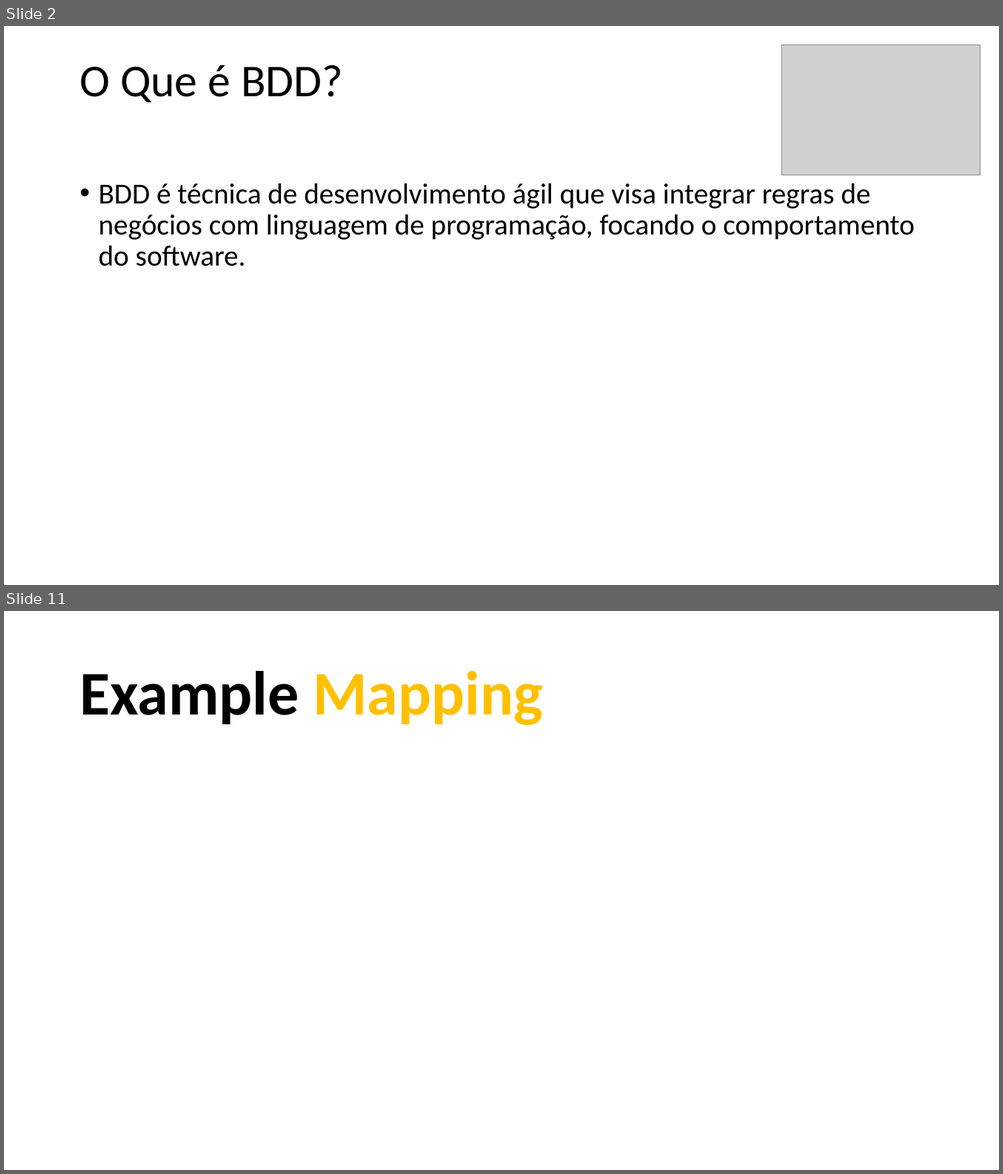
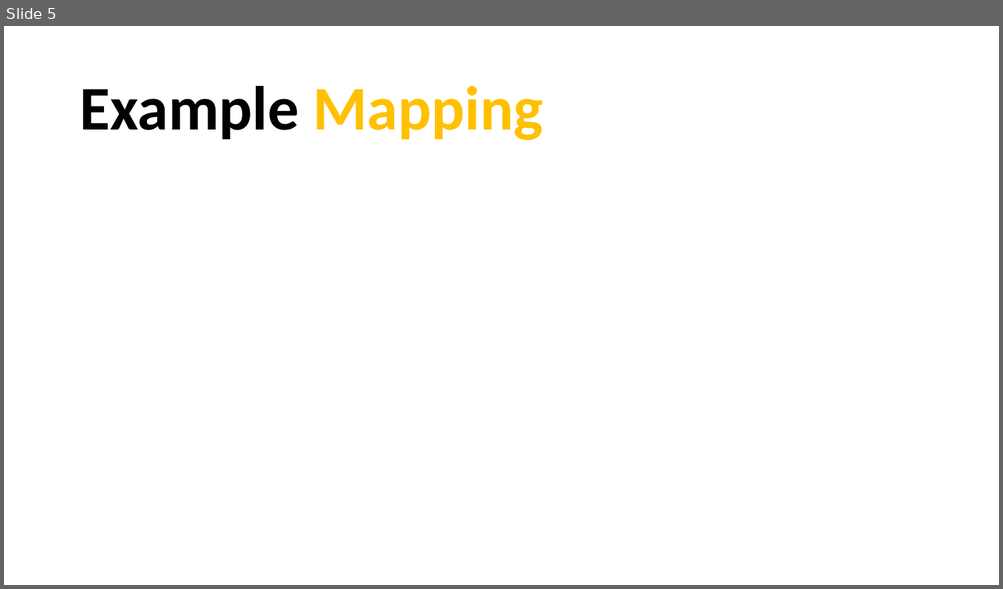
Before and after one commit to carlos-oliver/documentacao, a slide deck: Apresentação1.pptx. Shown one above the other, each under a label of ours: slides 2 and 11 before the commit, slide 5 after it; the slides between them are not shown. The pictures are 1003x1174 and 1003x589 pixels, drawn with LibreOffice and Linux fonts; fonts in the diff are those of the drawing; grey boxes stand for pictures. Boxes give left, top, right and bottom in pixels: in the first picture for what was removed or moved away, otherwise in the second. Text is boxed around its words. In the diff, an @@ line names an element or a change of style, - is before the commit and + after.

```diff
--- a/Apresentação1.pptx
+++ b/Apresentação1.pptx
@@ slide 2 removed at <box>4,26,999,585</box>, background #FFFFFF @@
@@ picture removed at <box>782,44,980,175</box> @@
@@ title removed at <box>79,65,343,102</box> @@
-O Que é BDD?
@@ text removed at <box>99,183,914,266</box> @@
-• BDD é técnica de desenvolvimento ágil que visa integrar regras de negócios com linguagem de programação, focando o comportamento do software.
@@ what was slide 11 is now slide 5 @@
```
Also in this commit, not shown: 11 slides changed, 2 other slides removed.
